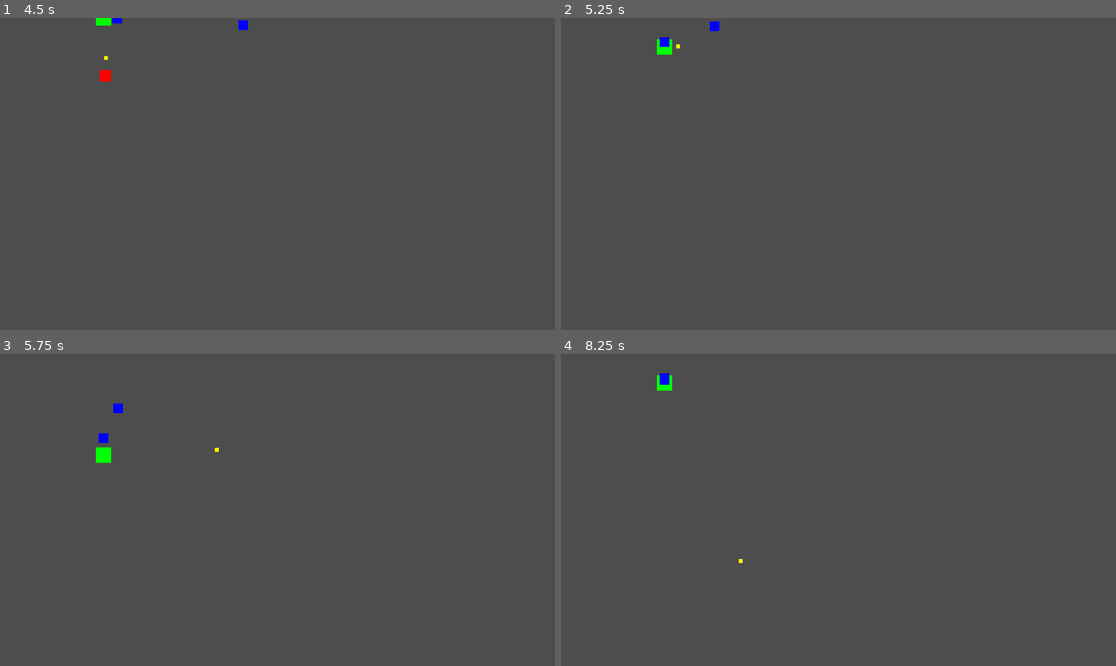
Above: before the commit, frames 1-4 (two rows, left to right).
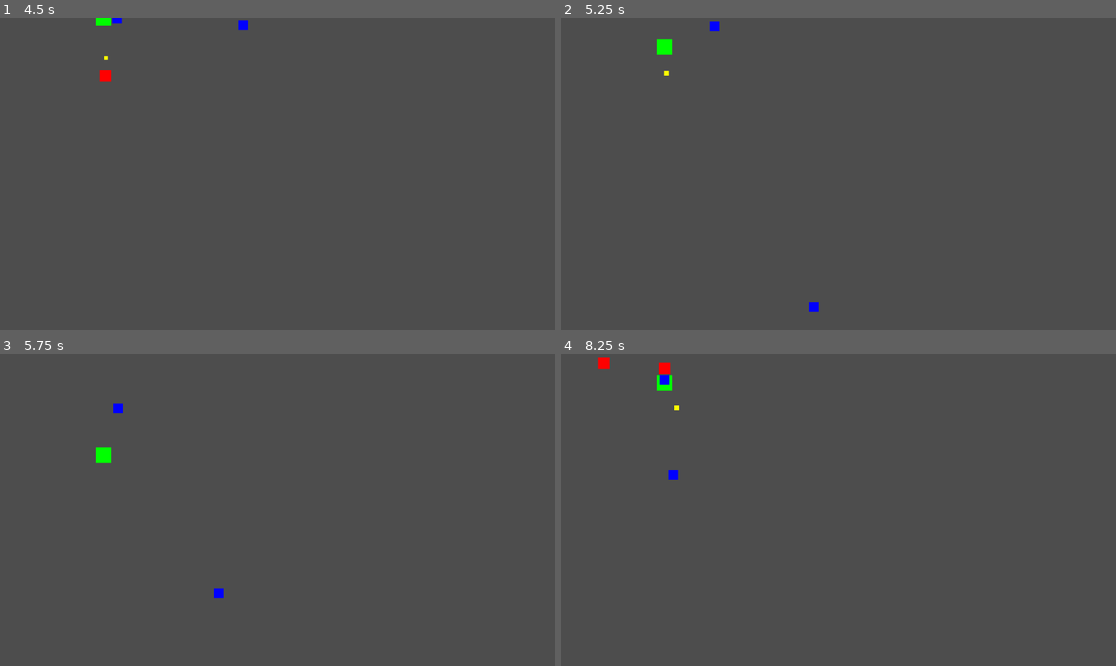
Above: after the commit, the same moments.

Repository: zaamold/Polygon-Protocol
Game: Godot game, scene res://scenes/main.tscn
Same seed, same stepped clock (60 frames per second), same inputs: the game is played once before the commit and once after it. The project has no main scene, so this scene is started directly.
Inputs (mouse positions are in pixels of both pictures, inside the frame that each line leads up to):
- Up to frame 1 (4.5 s): tap Enter at 0.5 s; move the mouse to (399, 158) at 0.52 s; hold Right (ui_right) 0.53-1.25 s; click (399, 158) at 0.67 s; drag from (166, 189) to (149, 67) at 1.27 s; move the mouse to (333, 105) at 2.02 s; hold Right (ui_right) 2.03-2.75 s; drag from (249, 236) to (294, 108) at 2.77 s; move the mouse to (444, 220) at 3.52 s; hold Left (ui_left) 3.53-4.25 s; drag from (111, 127) to (194, 96) at 4.27 s
- Up to frame 2 (5.25 s): move the mouse to (866, 174) at 5.02 s; hold Down (ui_down) from 5.03 s (still down); click (866, 174) at 5.17 s
- Up to frame 3 (5.75 s): keep holding Down (ui_down)
- Up to frame 4 (8.25 s): release Down (ui_down) at 5.75 s; drag from (755, 432) to (727, 525) at 5.77 s; move the mouse to (960, 494) at 6.52 s; hold Up (ui_up) 6.53-7.25 s; drag from (727, 525) to (810, 572) at 7.27 s; move the mouse to (894, 441) at 8.02 s; hold Down (ui_down) from 8.03 s (still down)

Frame 1 is identical in both runs. In frame 2, 0.1% of the frame differs, in the area x 17-47%, y 6-95%; in frame 3, 0.1%; in frame 4, 0.3%, in the area x 6-33%, y 1-68%.

Commit message:
feat: add XP/pickup system
Enemies drop pickups on death. Player collects pickups via PickupCollector
Area2D. Pickup notifies RunManager which tracks run XP and level.

Flow: Enemy dies → drops pickup → player PickupCollector detects →
pickup signals RunManager → XP counter increases.

Verified: Pickups spawn on enemy death, player collects them, XP tracks
correctly (10/20/30 across waves).

Diff:
--- a/scenes/main.tscn
+++ b/scenes/main.tscn
@@ -2,6 +2,9 @@
 
 [ext_resource type="Script" uid="uid://byyssjvrgesku" path="res://scripts/player.gd" id="1_o5qli"]
 [ext_resource type="Script" uid="uid://dtyoe2x55y61q" path="res://scripts/wave_manager.gd" id="2_0wfyh"]
+[ext_resource type="Script" uid="uid://v3b2mxdnfnq5" path="res://scripts/run_manager.gd" id="3_sugp2"]
+
+[sub_resource type="CircleShape2D" id="CircleShape2D_jyhfs"]
 
 [node name="Main" type="Node2D" unique_id=1438472570]
 
@@ -20,5 +23,13 @@
 offset_bottom = 16.0
 color = Color(0, 1, 0, 1)
 
+[node name="PickupCollector" type="Area2D" parent="Player" unique_id=2000854851]
+
+[node name="CollisionShape2D" type="CollisionShape2D" parent="Player/PickupCollector" unique_id=764846361]
+shape = SubResource("CircleShape2D_jyhfs")
+
 [node name="WaveManager" type="Node" parent="." unique_id=1778095462]
 script = ExtResource("2_0wfyh")
+
+[node name="RunManager" type="Node" parent="." unique_id=1479849133]
+script = ExtResource("3_sugp2")
--- /dev/null
+++ b/scenes/pickup.tscn
@@ -0,0 +1,23 @@
+[gd_scene format=3 uid="uid://p3fpagpfpm85"]
+
+[ext_resource type="Script" uid="uid://b05275w5idvqg" path="res://scripts/pickup.gd" id="1_pg2rt"]
+
+[sub_resource type="CircleShape2D" id="CircleShape2D_7cqbe"]
+
+[node name="Pickup" type="Area2D" unique_id=1349748759]
+script = ExtResource("1_pg2rt")
+
+[node name="Visual" type="ColorRect" parent="." unique_id=1964894237]
+anchors_preset = 8
+anchor_left = 0.5
+anchor_top = 0.5
+anchor_right = 0.5
+anchor_bottom = 0.5
+offset_left = -5.0
+offset_top = -5.0
+offset_right = 5.0
+offset_bottom = 5.0
+color = Color(1, 1, 0, 1)
+
+[node name="CollisionShape2D" type="CollisionShape2D" parent="." unique_id=1771975343]
+shape = SubResource("CircleShape2D_7cqbe")
--- a/scripts/enemy.gd
+++ b/scripts/enemy.gd
@@ -5,6 +5,7 @@
 
 var player: CharacterBody2D
 var elapsed: float = 0.0
+var pickup_scene: PackedScene = preload("res://scenes/pickup.tscn")
 
 func _ready() -> void:
 	player = get_parent().get_node("Player")
@@ -18,8 +19,7 @@
 
 	# Self-destruct after lifetime (for testing/wave progression)
 	if elapsed > lifetime:
-		print("Enemy self-destructed after lifetime")
-		queue_free()
+		die()
 		return
 
 	if not player:
@@ -32,3 +32,14 @@
 	# Clamp to arena bounds
 	position.x = clamp(position.x, 0, 1024)
 	position.y = clamp(position.y, 0, 600)
+
+func die() -> void:
+	print("Enemy died at ", position)
+	drop_pickup()
+	queue_free()
+
+func drop_pickup() -> void:
+	var pickup = pickup_scene.instantiate()
+	pickup.global_position = global_position
+	get_parent().add_child(pickup)
+	print("Enemy dropped pickup at ", pickup.global_position)
--- a/scripts/enemy_fast.gd
+++ b/scripts/enemy_fast.gd
@@ -5,6 +5,7 @@
 
 var player: CharacterBody2D
 var elapsed: float = 0.0
+var pickup_scene: PackedScene = preload("res://scenes/pickup.tscn")
 
 func _ready() -> void:
 	player = get_parent().get_node("Player")
@@ -18,8 +19,7 @@
 
 	# Self-destruct after lifetime (for testing/wave progression)
 	if elapsed > lifetime:
-		print("FastEnemy self-destructed after lifetime")
-		queue_free()
+		die()
 		return
 
 	if not player:
@@ -32,3 +32,14 @@
 	# Clamp to arena bounds
 	position.x = clamp(position.x, 0, 1024)
 	position.y = clamp(position.y, 0, 600)
+
+func die() -> void:
+	print("FastEnemy died at ", position)
+	drop_pickup()
+	queue_free()
+
+func drop_pickup() -> void:
+	var pickup = pickup_scene.instantiate()
+	pickup.global_position = global_position
+	get_parent().add_child(pickup)
+	print("FastEnemy dropped pickup at ", pickup.global_position)
--- /dev/null
+++ b/scripts/pickup.gd
@@ -0,0 +1,16 @@
+extends Area2D
+
+@export var xp_value: int = 10
+
+func _ready() -> void:
+	area_entered.connect(_on_area_entered)
+	print("Pickup spawned at ", position, " worth ", xp_value, " XP")
+
+func _on_area_entered(area: Area2D) -> void:
+	# Check if player collected this pickup
+	if area.get_parent().name == "Player":
+		var run_manager = get_parent().get_node("RunManager")
+		if run_manager:
+			run_manager.add_xp(xp_value)
+		print("Player collected pickup: +", xp_value, " XP")
+		queue_free()
--- a/scripts/projectile.gd
+++ b/scripts/projectile.gd
@@ -21,7 +21,8 @@
 func _on_area_entered(area: Area2D) -> void:
 	# Check if we hit an enemy
 	var enemy = area.get_parent()
-	if enemy and enemy.name.begins_with("Enemy"):
-		print("Projectile hit enemy: ", enemy.name, " at ", enemy.position)
-		enemy.queue_free()
-		queue_free()
+	if enemy and (enemy.name.begins_with("Enemy") or enemy.name.begins_with("FastEnemy")):
+		if enemy.has_method("die"):
+			print("Projectile hit enemy: ", enemy.name, " at ", enemy.position)
+			enemy.die()
+			queue_free()
--- /dev/null
+++ b/scripts/run_manager.gd
@@ -0,0 +1,11 @@
+extends Node
+
+var xp: int = 0
+var level: int = 1
+
+func _ready() -> void:
+	print("Run started - XP: 0, Level: 1")
+
+func add_xp(amount: int) -> void:
+	xp += amount
+	print("XP gained: +", amount, " | Total XP: ", xp)
Not shown, added: scripts/pickup.gd.uid
Not shown, added: scripts/run_manager.gd.uid
